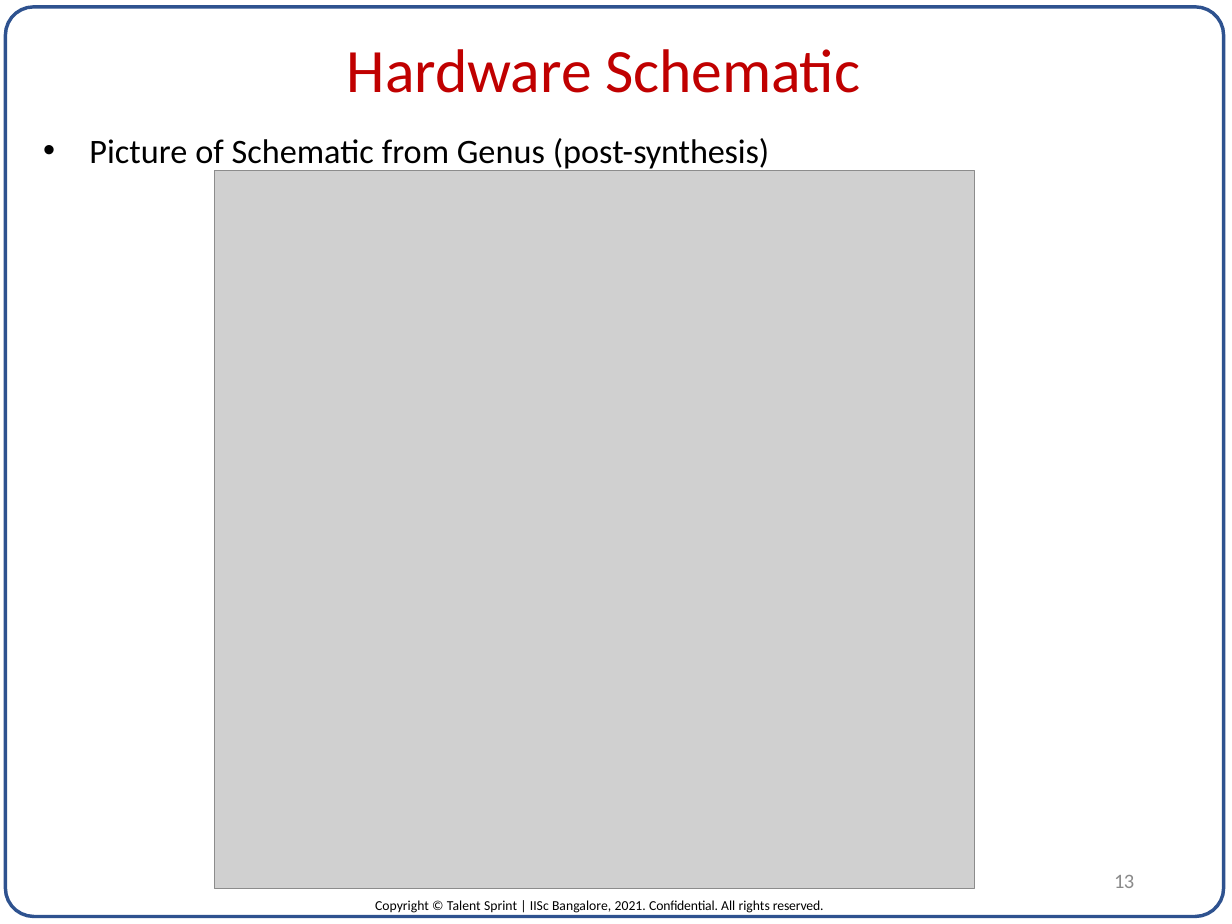
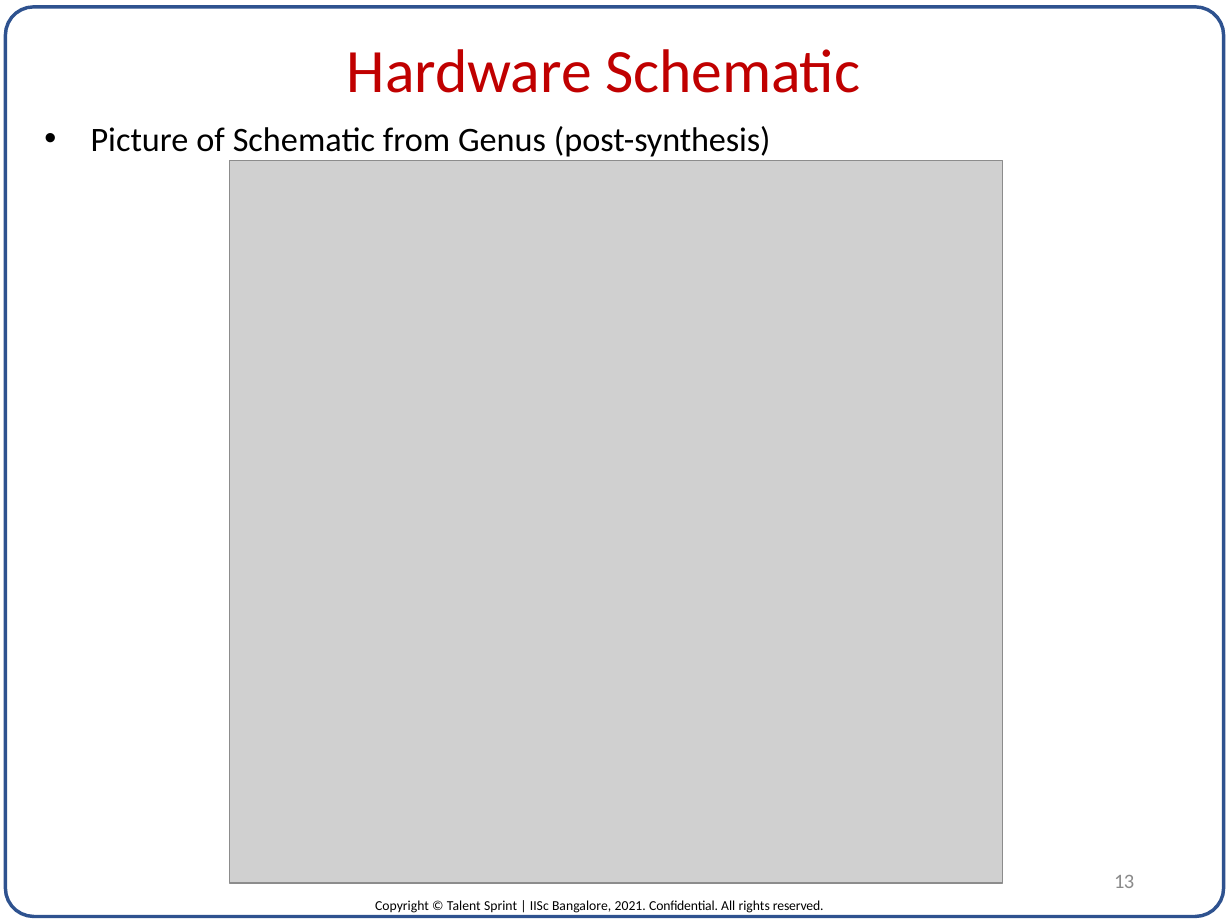
Before and after one commit to pvrajeshkumar/IISC_DVLSI_ML_Project, a slide deck: slide 13 of Project_Report/ASIC for Neural Network inference_P_V_Rajesh_Kumar.pptx. Drawn at 1232x924 pixels with LibreOffice and Linux fonts; fonts in the diff are those of the drawing; grey boxes stand for pictures. Boxes give left, top, right and bottom in pixels: in the first picture for what was removed or moved away, otherwise in the second. Text is boxed around its words. In the diff, an @@ line names an element or a change of style, - is before the commit and + after.

Commit message:
Updated with Post-Synthesis details.

```diff
--- a/Project_Report/ASIC for Neural Network inference_P_V_Rajesh_Kumar.pptx
+++ b/Project_Report/ASIC for Neural Network inference_P_V_Rajesh_Kumar.pptx
@@ text "Picture of Schematic from Genus ...": place and size @@
-text "Picture of Schematic from Genus ..." at (89, 138, 769, 172)
+text "Picture of Schematic from Genus ..." at (91, 126, 770, 157)
@@ picture: place and size @@
-picture at (214, 170, 975, 888)
+picture at (229, 160, 1003, 883)
```
Also in this commit, not shown: 4 other files.
